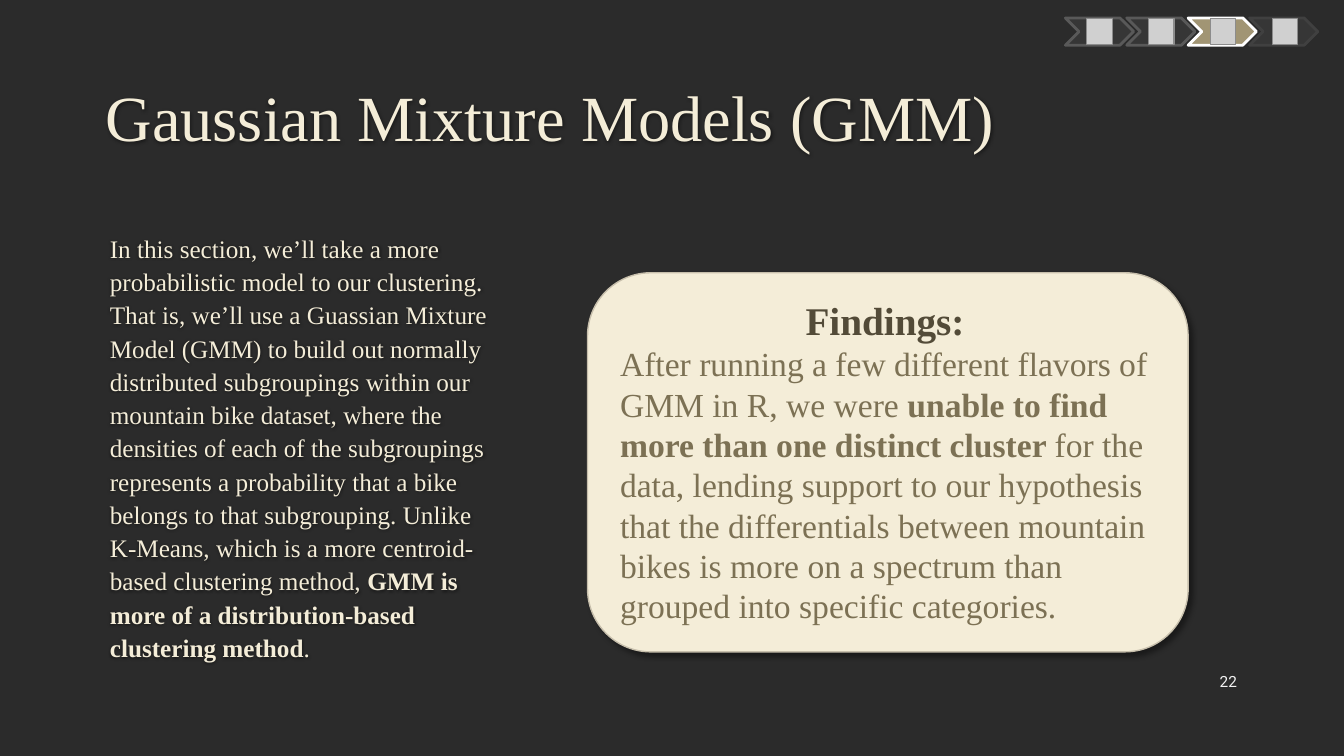
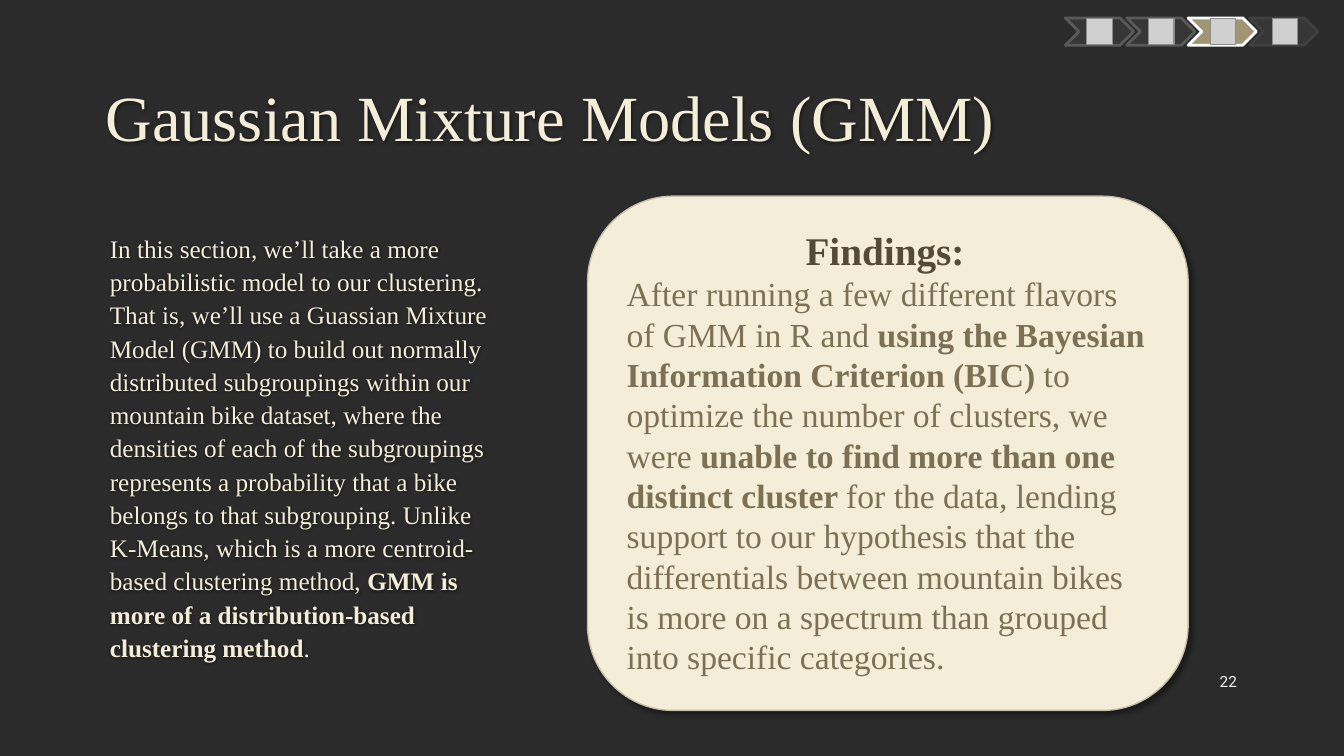
Before and after one commit to mczerwin/MTB-Categorization-Analysis, a slide deck: slide 22 of Reports/MTB Data Analysis Presentation.pptx. Drawn at 1344x756 pixels with LibreOffice and Linux fonts; fonts in the diff are those of the drawing; grey boxes stand for pictures; background and template pictures are left out; a plain dark background stands for a picture behind light text. Boxes give left, top, right and bottom in pixels: in the first picture for what was removed or moved away, otherwise in the second. Text is boxed around its words. In the diff, an @@ line names an element or a change of style, - is before the commit and + after.

```diff
--- a/Reports/MTB Data Analysis Presentation.pptx
+++ b/Reports/MTB Data Analysis Presentation.pptx
@@ rounded rectangle "Findings:": place and size @@
-rounded rectangle "Findings:" at (588,273,1189,652)
+rounded rectangle "Findings:" at (588,197,1189,711)
@@ text in rounded rectangle at (627,282,1145,676): text changed @@
-After running a few different flavors of GMM in R, we were unable to find more than one distinct cluster for the data, lending support to our hypothesis that the differentials between mountain bikes is more on a spectrum than grouped into specific categories.
+After running a few different flavors of GMM in R and using the Bayesian Information Criterion (BIC) to optimize the number of clusters, we were unable to find more than one distinct cluster for the data, lending support to our hypothesis that the differentials between mountain bikes is more on a spectrum than grouped into specific categories.
```
Also in this commit, not shown: 5 other slides changed.
